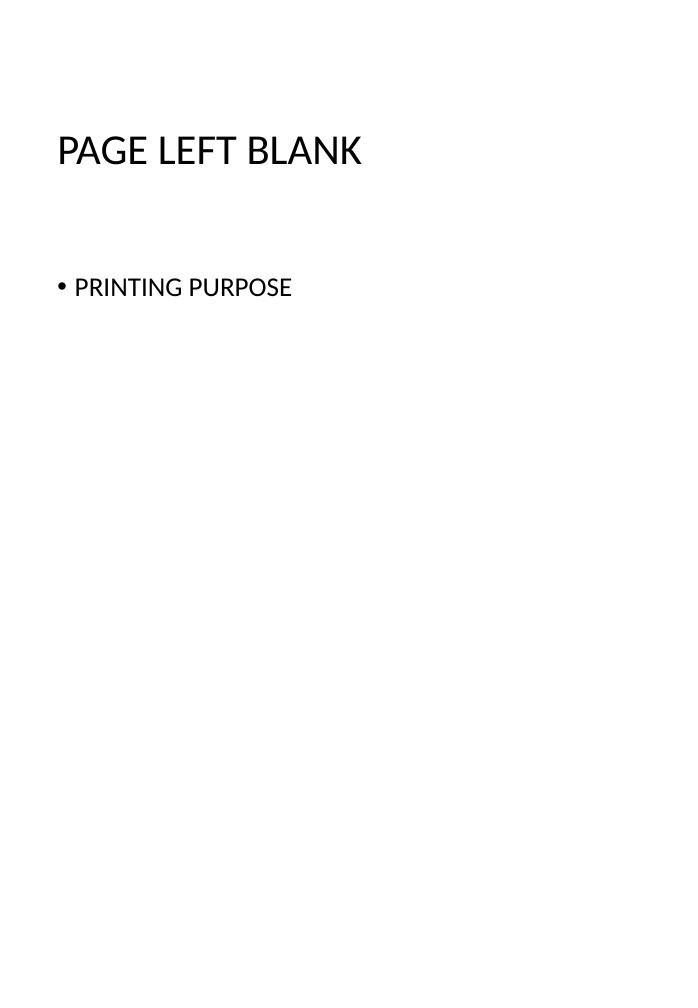
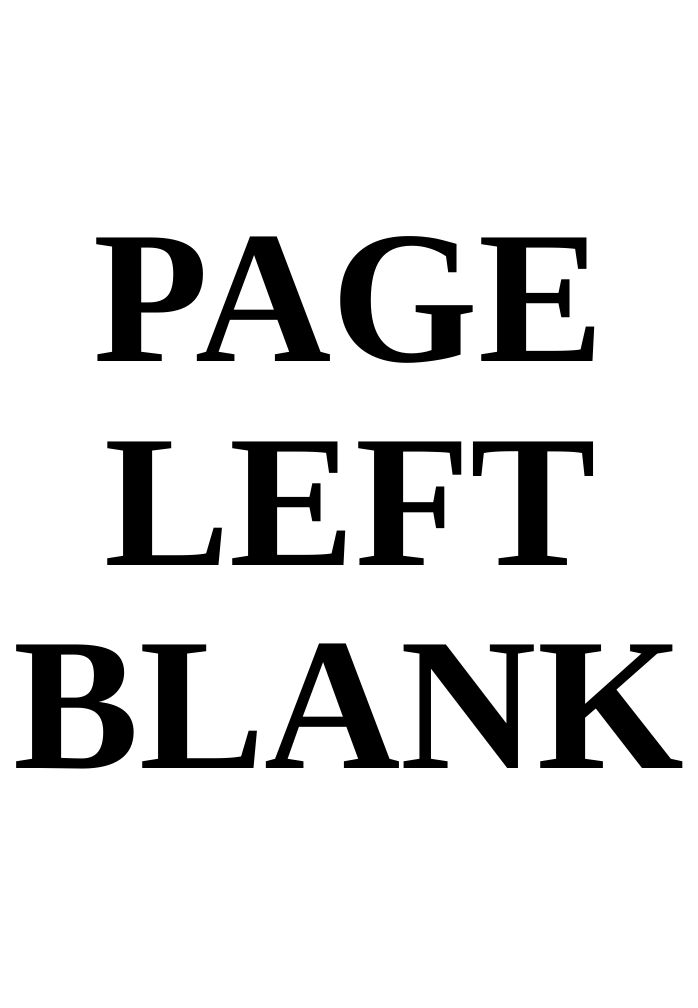
Before and after one commit to ponyfan88/Craigs-Adventure, a slide deck: slide 2 of Manual assets/maNUAL.pptx. Drawn at 698x1008 pixels with LibreOffice and Linux fonts; fonts in the diff are those of the drawing. Boxes give left, top, right and bottom in pixels: in the first picture for what was removed or moved away, otherwise in the second. Text is boxed around its words. In the diff, an @@ line names an element or a change of style, - is before the commit and + after.

```diff
--- a/Manual assets/maNUAL.pptx
+++ b/Manual assets/maNUAL.pptx
@@ title "PAGE LEFT BLANK": place and size @@
-title "PAGE LEFT BLANK" at (57,136,362,165)
+title "PAGE LEFT BLANK" at (13,236,684,769)
@@ title "PAGE LEFT BLANK" at (13,236,684,769): size 33 to 146 pt, font Calibri to Times New Roman, bold on; alignment left to centre @@
@@ text removed at (75,278,293,297) @@
-• PRINTING PURPOSE
```
Also in this commit, not shown: 7 other slides changed.
